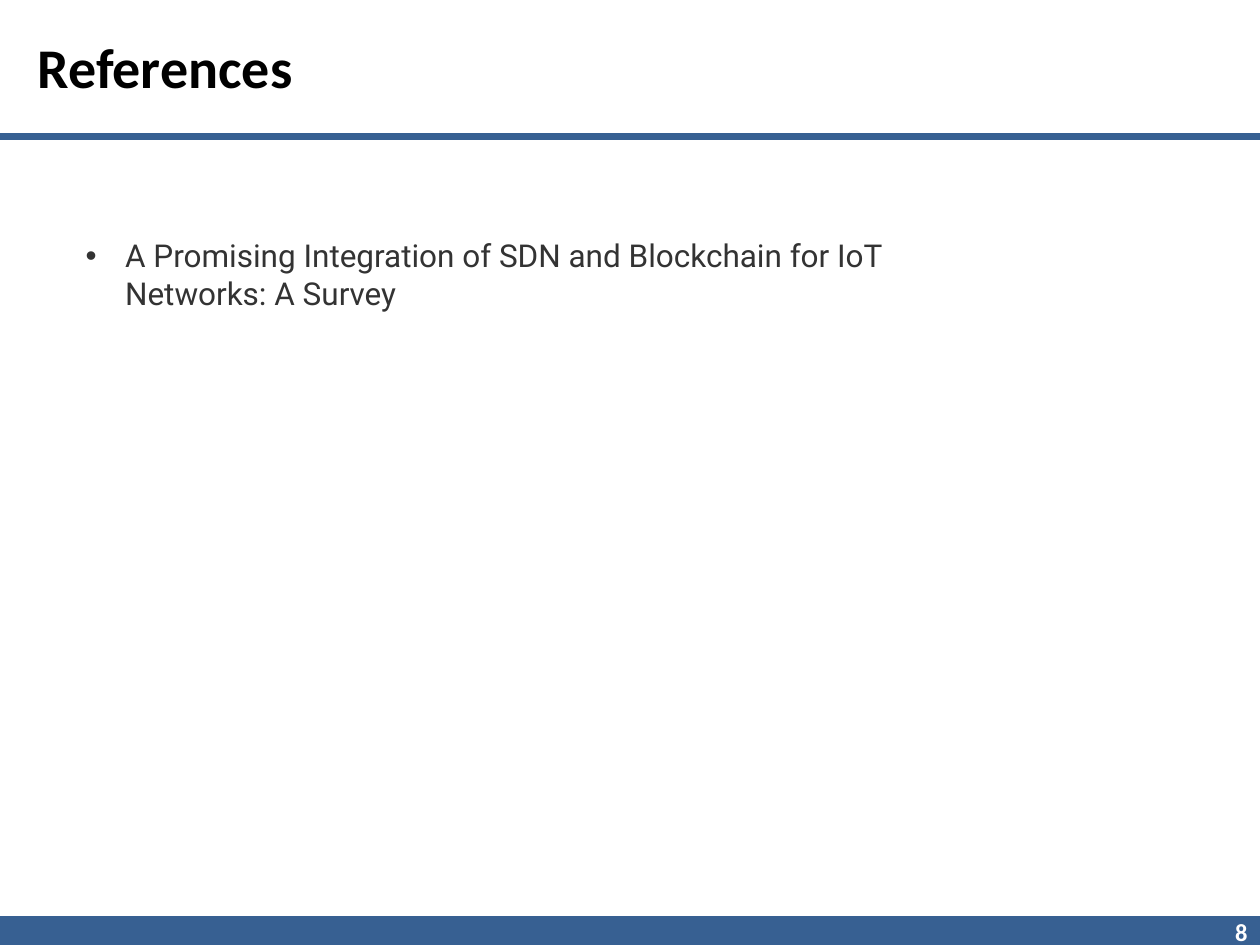
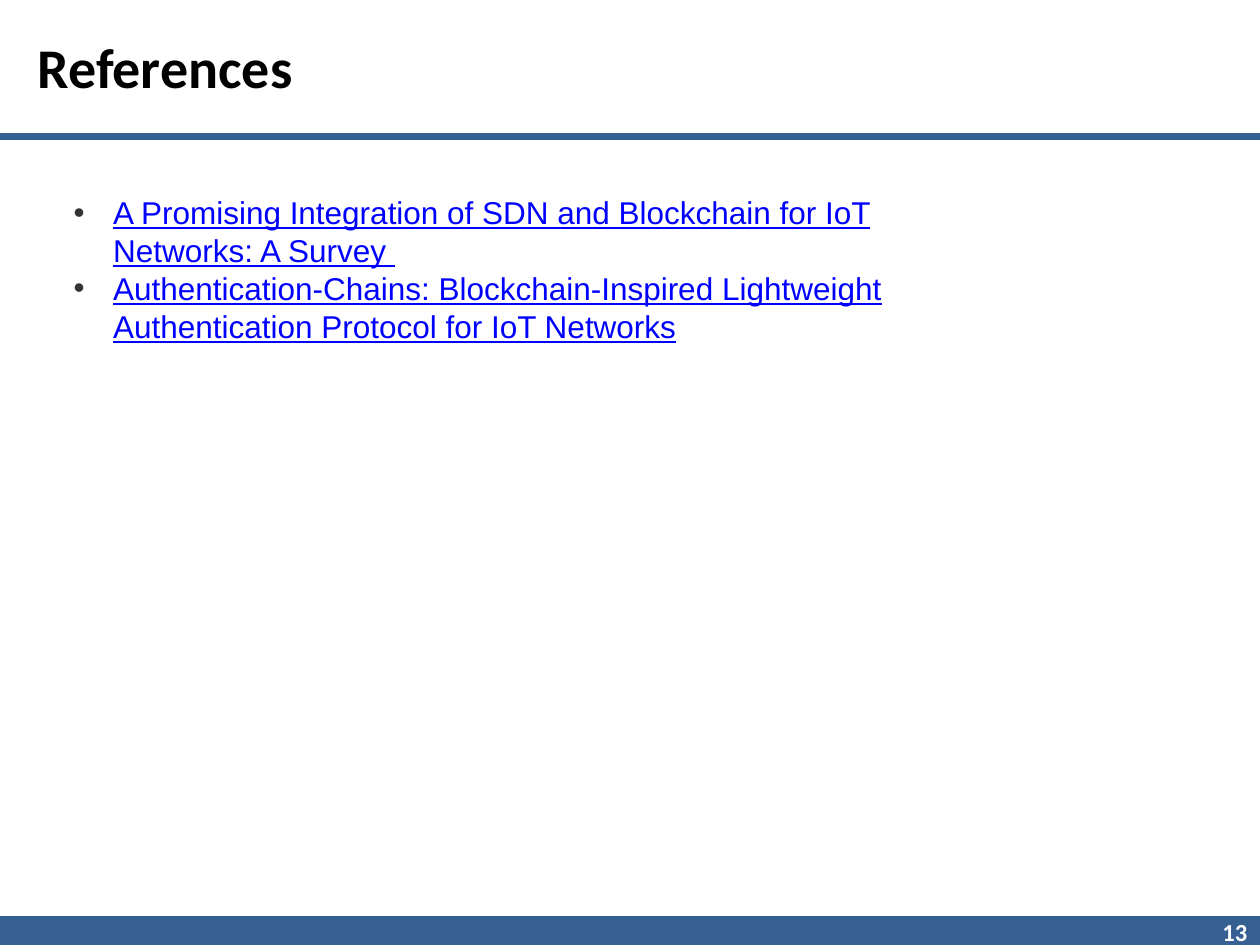
Before and after one commit to beingnoble03/block-sdn, a slide deck: slide 13 of presentation/blocksdn_ppt.pptx (slide 8 before the commit). Drawn at 1260x945 pixels with LibreOffice and Linux fonts; fonts in the diff are those of the drawing; background and template pictures are left out. Boxes give left, top, right and bottom in pixels: in the first picture for what was removed or moved away, otherwise in the second. Text is boxed around its words. In the diff, an @@ line names an element or a change of style, - is before the commit and + after.

```diff
--- a/presentation/blocksdn_ppt.pptx
+++ b/presentation/blocksdn_ppt.pptx
@@ text "A Promising Integration of SDN ...": place and size @@
-text "A Promising Integration of SDN ..." at <box>125,243,882,312</box>
+text "A Promising Integration of SDN ..." at <box>113,201,881,343</box>
@@ text at <box>113,201,870,268</box>: font Roboto to Arial, text colour #333333 to #0000FF, underline on in "A Promising Integration of SDN and Blockchain ..." @@
@@ text at <box>113,277,881,343</box>: paragraph added @@
+• Authentication-Chains: Blockchain-Inspired Lightweight Authentication Protocol for IoT Networks
@@ page number at <box>1222,925,1247,941</box>: text changed @@
-8
+13
@@ line (0, 931) - (1260, 931): stroke #376092 17.5 pt to #366092 17.5 pt @@
```
Also in this commit, not shown: 6 other slides changed, 7 slides added, 2 slides removed.
